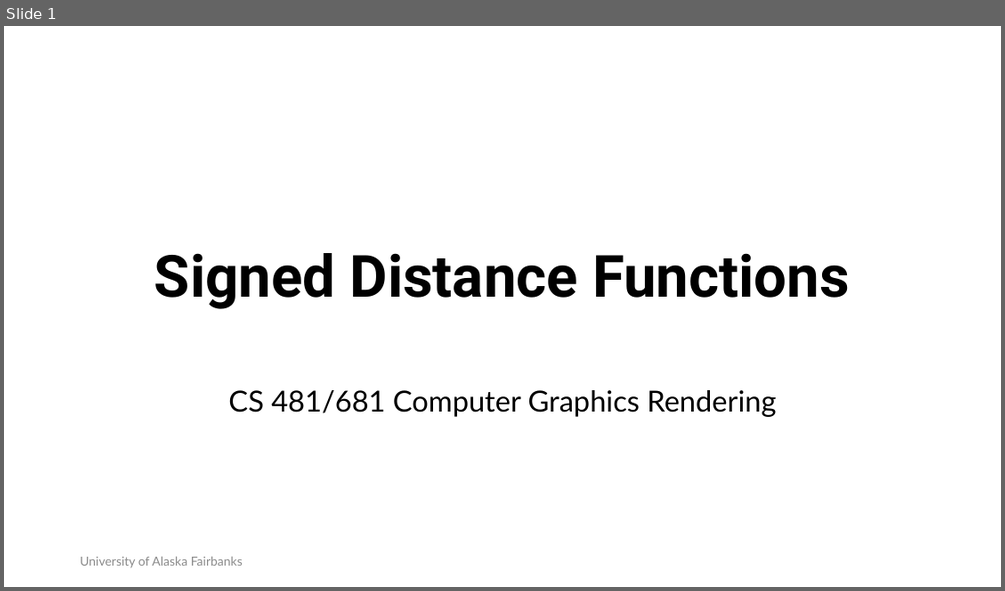
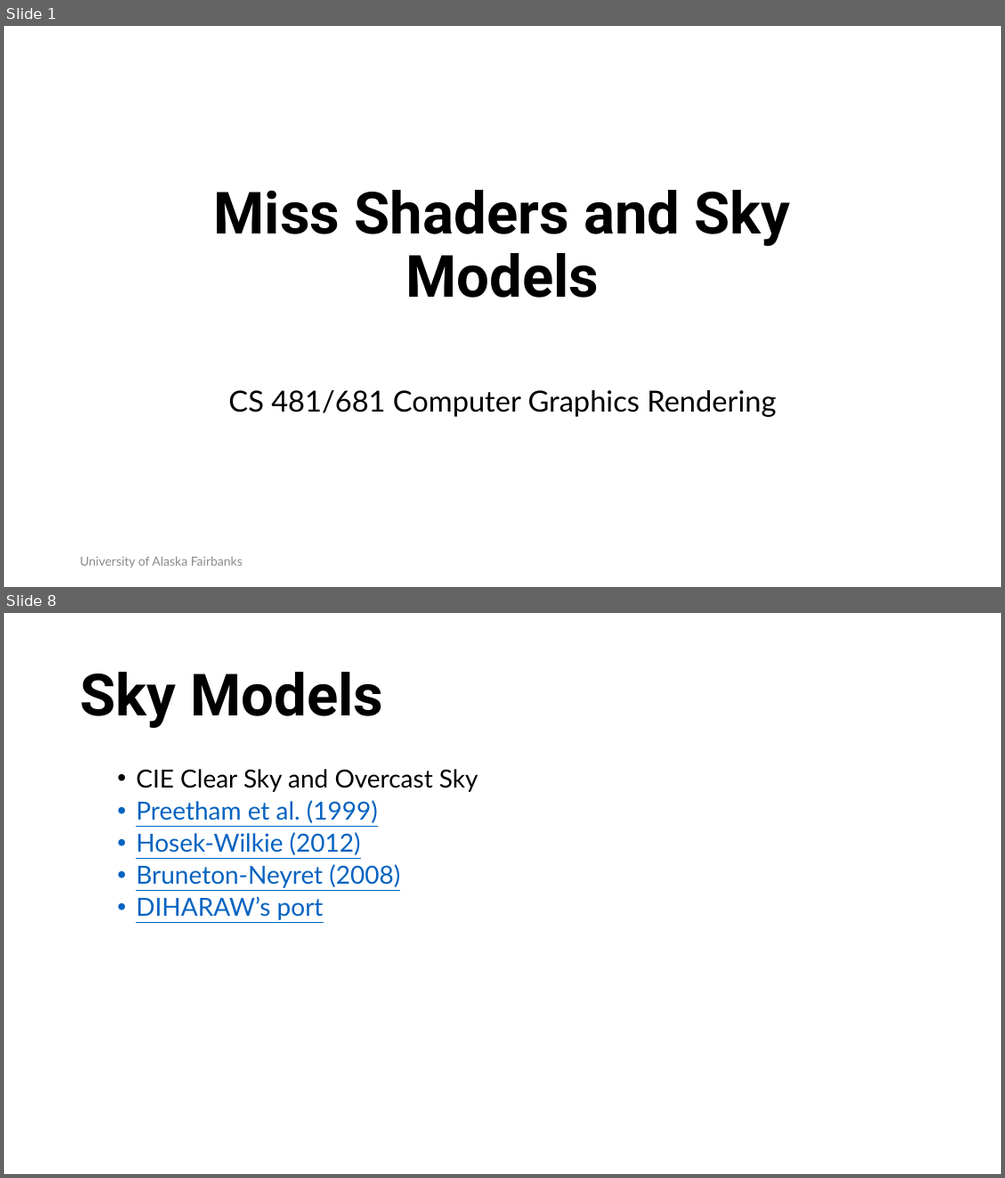
Before and after one commit to RahidZaman/cs481681-cgr, a slide deck: slides/pptx/week04.pptx. Shown one above the other, each under a label of ours: slide 1 before the commit, slides 1 and 8 after it; the slides between them are not shown. The pictures are 1005x591 and 1005x1178 pixels, drawn with LibreOffice and Linux fonts; fonts in the diff are those of the drawing; background and template pictures are left out. Boxes give left, top, right and bottom in pixels: in the first picture for what was removed or moved away, otherwise in the second. Text is boxed around its words. In the diff, an @@ line names an element or a change of style, - is before the commit and + after.

```diff
--- a/slides/pptx/week04.pptx
+++ b/slides/pptx/week04.pptx
@@ slide 8 added at [4, 613, 1001, 1174], background #FFFFFF @@
@@ title added at [80, 672, 383, 728], 56 pt, text #000000, bold @@
+Sky Models
@@ text added at [136, 769, 478, 920], 24 pt, text #0563C1, underline @@
+  • CIE Clear Sky and Overcast Sky
+  • Preetham et al. (1999)
+  • Hosek-Wilkie (2012)
+  • Bruneton-Neyret (2008)
+  • DIHARAW’s port
@@ slide 1 changed as well @@
@@ title at [214, 190, 791, 297]: text changed @@
-Signed Distance Functions
+Miss Shaders and Sky Models
```
Also in this commit, not shown: 1 other slide changed, 13 other slides added, 2 slides removed, 40 other files.
